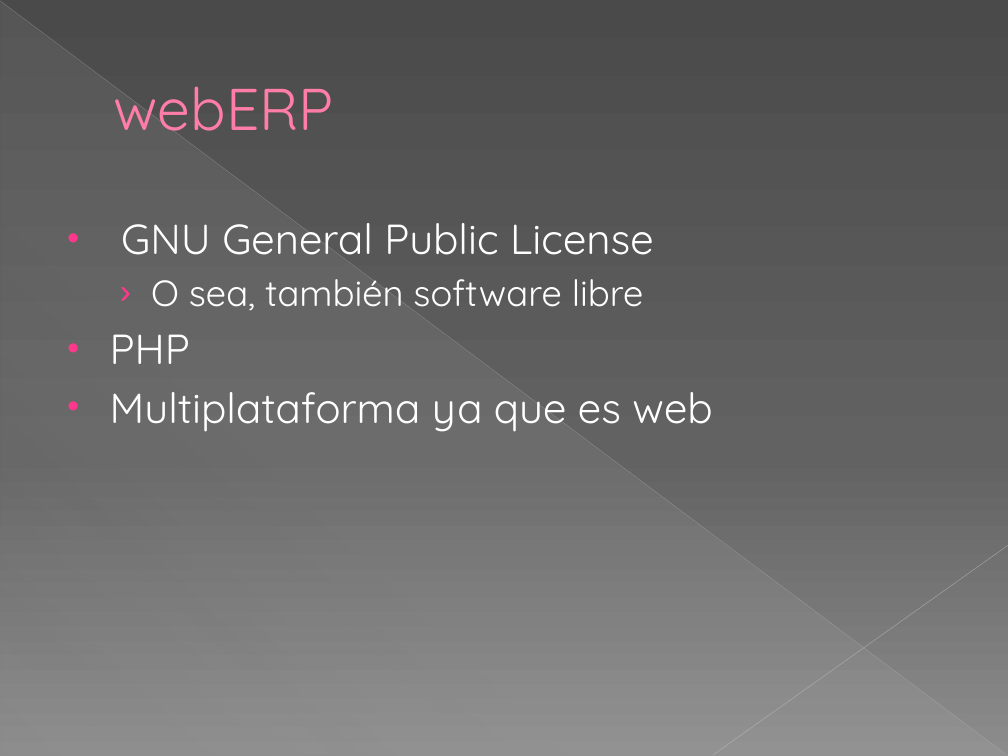
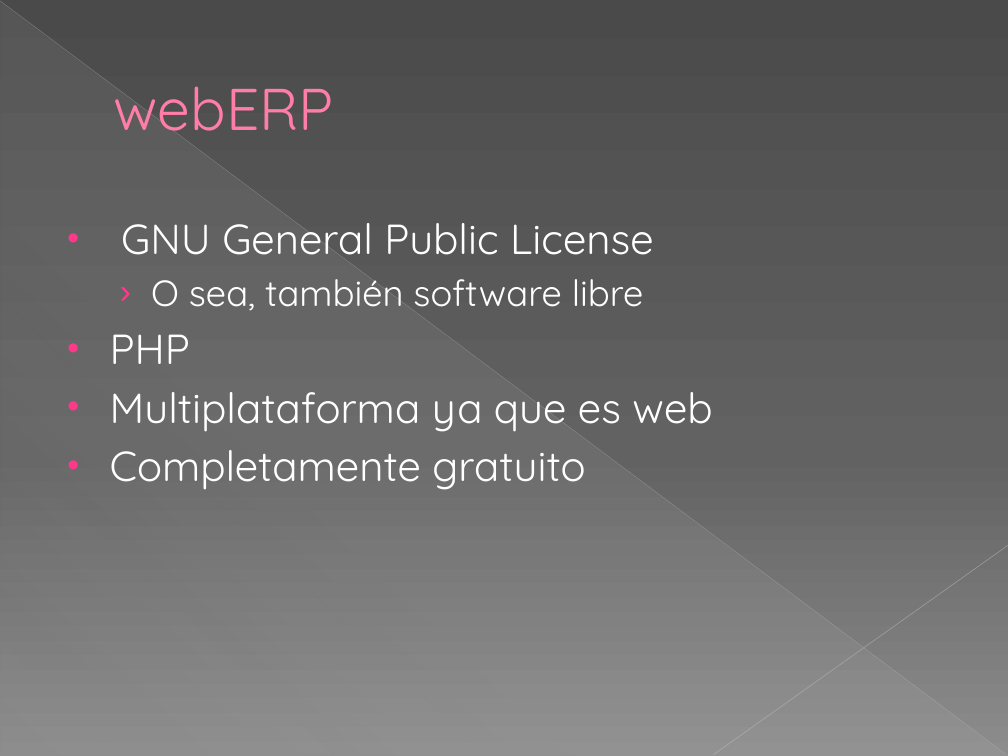
Before and after one commit to angelidito/DAM, a slide deck: slide 6 of Gestión/SAP, Odoo y webERP.pptx (slide 5 before the commit). Drawn at 1008x756 pixels with LibreOffice and Linux fonts; fonts in the diff are those of the drawing. Boxes give left, top, right and bottom in pixels: in the first picture for what was removed or moved away, otherwise in the second. Text is boxed around its words. In the diff, an @@ line names an element or a change of style, - is before the commit and + after.

```diff
--- a/Gestión/SAP, Odoo y webERP.pptx
+++ b/Gestión/SAP, Odoo y webERP.pptx
@@ text at [110,450,585,490]: paragraph added @@
+• Completamente gratuito
```
Also in this commit, not shown: 2 other slides changed, 3 slides added.
